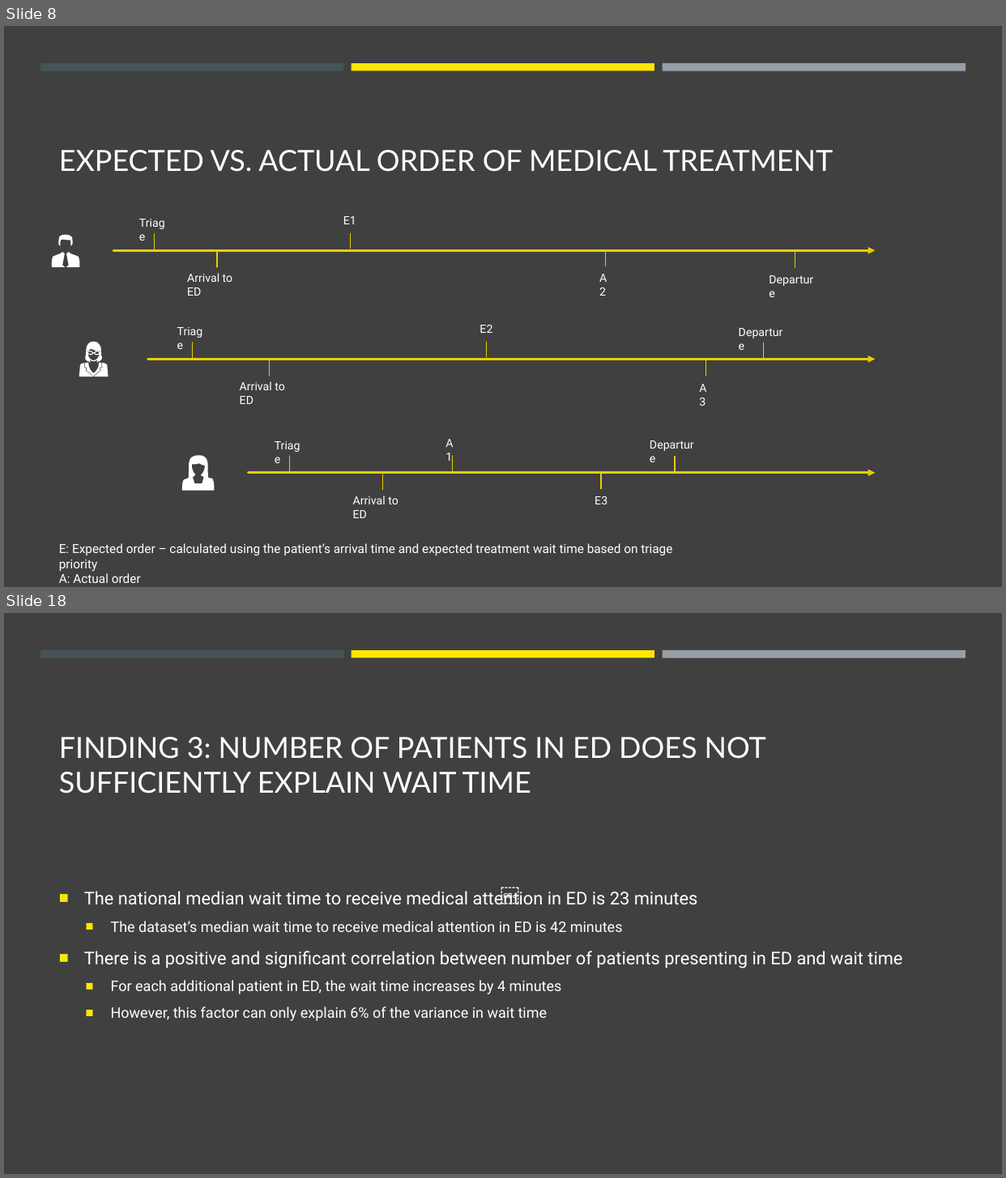
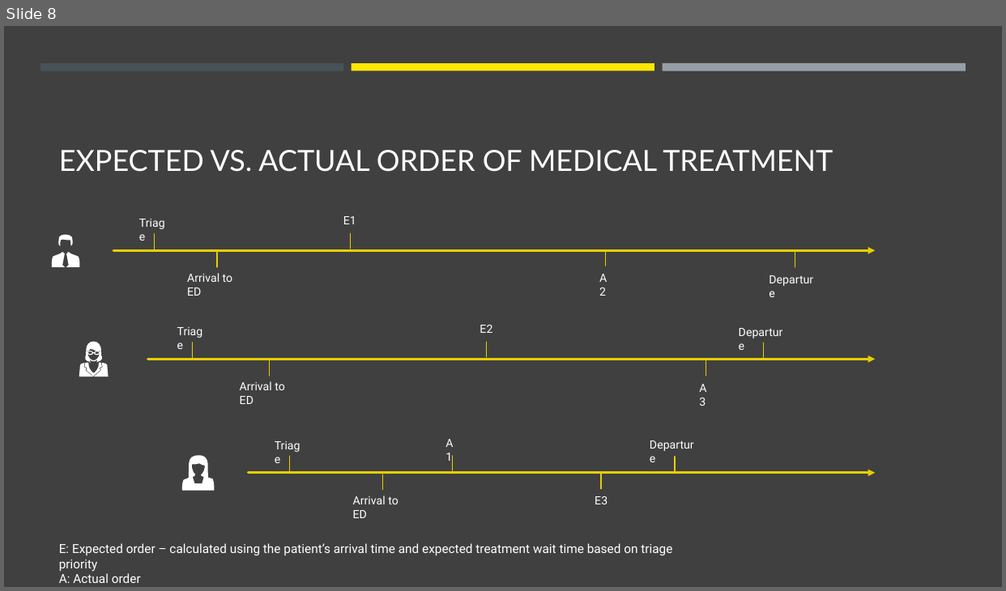
Before and after one commit to jasonnguyen3697/EY_DataChallenge, a slide deck: stuff.pptx. Shown one above the other, each under a label of ours: slides 8 and 18 before the commit, slide 8 after it; the slides between them are not shown. The pictures are 1006x1178 and 1006x591 pixels, drawn with LibreOffice and Linux fonts; fonts in the diff are those of the drawing. Boxes give left, top, right and bottom in pixels: in the first picture for what was removed or moved away, otherwise in the second. Text is boxed around its words. In the diff, an @@ line names an element or a change of style, - is before the commit and + after.

```diff
--- a/stuff.pptx
+++ b/stuff.pptx
@@ slide 18 removed at bbox=[4, 613, 1002, 1174], background #404040; not listed: 3 template elements that a slide beside it also shows @@
@@ title removed at bbox=[59, 737, 766, 794] @@
-FINDING 3: NUMBER OF PATIENTS IN ED DOES NOT SUFFICIENTLY EXPLAIN WAIT TIME
@@ text removed at bbox=[493, 879, 513, 909] @@
-￼
@@ text removed at bbox=[84, 888, 902, 1021] @@
-■ The national median wait time to receive medical attention in ED is 23 minutes
-  ■ The dataset’s median wait time to receive medical attention in ED is 42 minutes
-■ There is a positive and significant correlation between number of patients presenting in ED and wait time
-  ■ For each additional patient in ED, the wait time increases by 4 minutes
-  ■ However, this factor can only explain 6% of the variance in wait time
```
Also in this commit, not shown: 11 slides changed, 1 slide added, 2 other slides removed.
